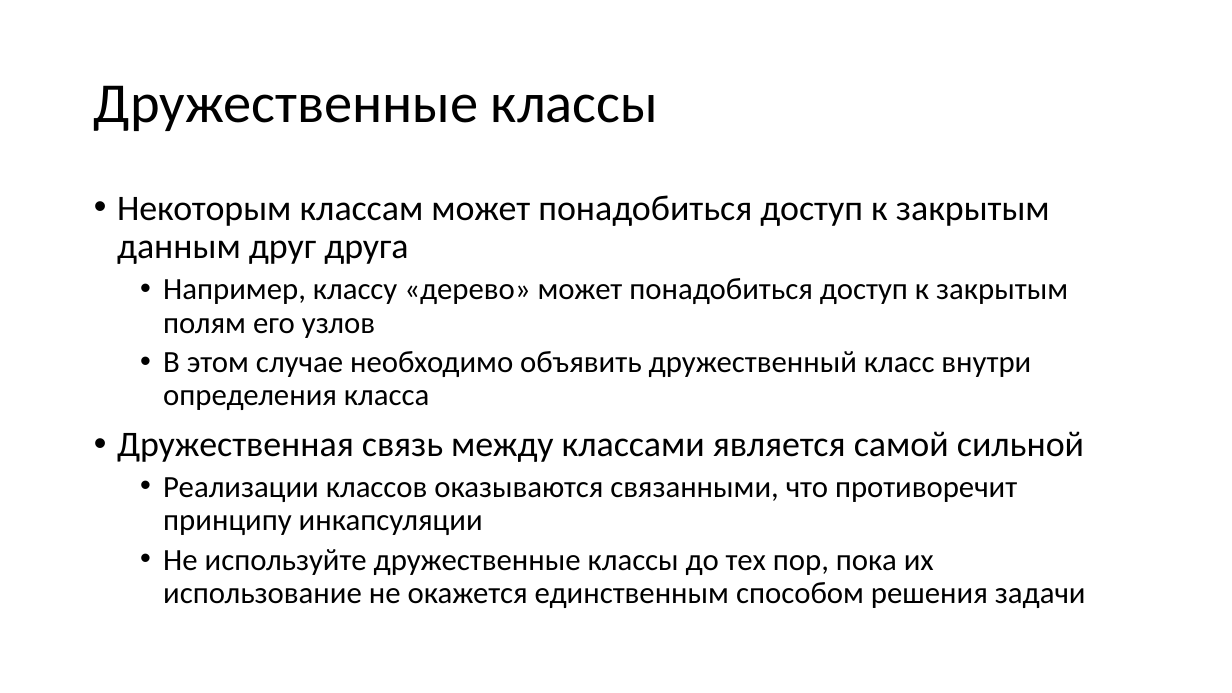
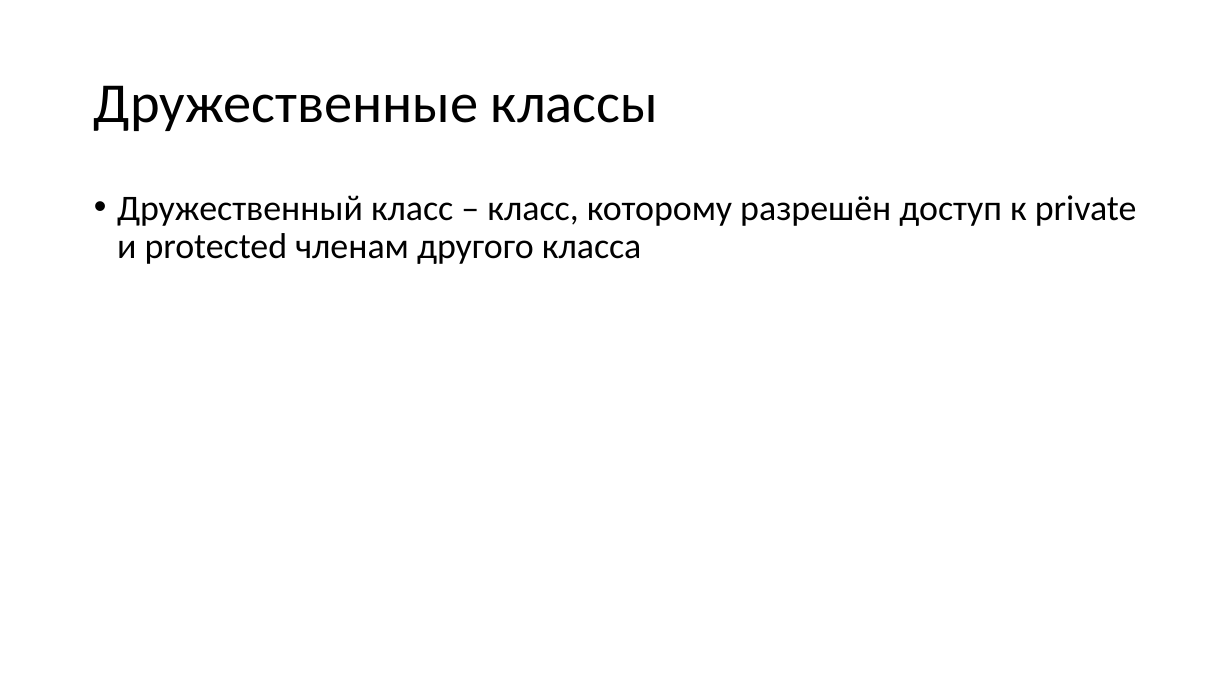
Before and after one commit to alexey-malov/oop, a slide deck: slide 4 of lectures/04/Дружественные функции и классы. Перегрузка операций.pptx (slide 7 before the commit). Drawn at 1232x693 pixels with LibreOffice and Linux fonts; fonts in the diff are those of the drawing. Boxes give left, top, right and bottom in pixels: in the first picture for what was removed or moved away, otherwise in the second. Text is boxed around its words. In the diff, an @@ line names an element or a change of style, - is before the commit and + after.

```diff
--- a/lectures/04/Дружественные функции и классы. Перегрузка операций.pptx
+++ b/lectures/04/Дружественные функции и классы. Перегрузка операций.pptx
@@ text at [117, 195, 1137, 264]: text changed; size 24 to 28 pt @@
-• Некоторым классам может понадобиться доступ к закрытым данным друг друга
-  • Например, классу «дерево» может понадобиться доступ к закрытым полям его узлов
-  • В этом случае необходимо объявить дружественный класс внутри определения класса
-• Дружественная связь между классами является самой сильной
-  • Реализации классов оказываются связанными, что противоречит принципу инкапсуляции
-  • Не используйте дружественные классы до тех пор, пока их использование не окажется единственным способом решения задачи
+• Дружественный класс – класс, которому разрешён доступ к private и protected членам другого класса
```
Also in this commit, not shown: 27 other slides changed, 6 slides added, 17 slides removed.
